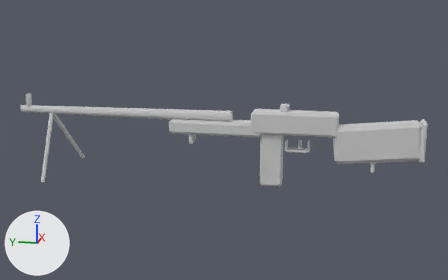
The glTF model ambush_loop/art/v2/models/bar_lod0.glb: old version first, new version second.
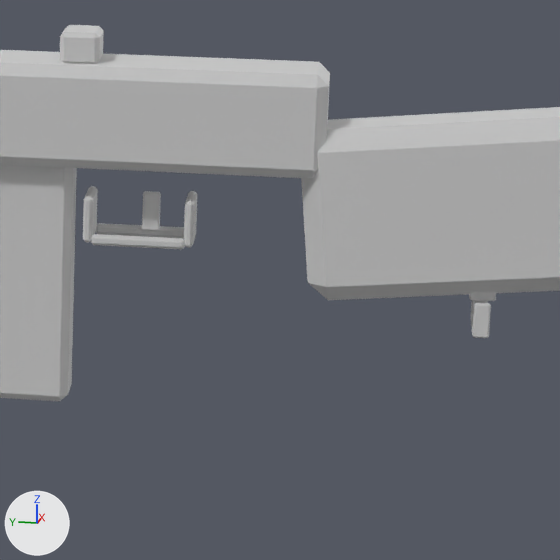
Each version is shown whole from a camera (50 mm lens) standing at (-1.761, -0.119, 0.414) and looking at (0.008, 0.235, -0.028), then close up on the part from 60% to 87% of the width and 35% to 79% of the height. The lights are fixed; the arrows at lower left show +X, +Y and +Z. The first two pictures are the older version. Vertices at exactly the same position are counted once.

The first close-up shows 'bar_body'.
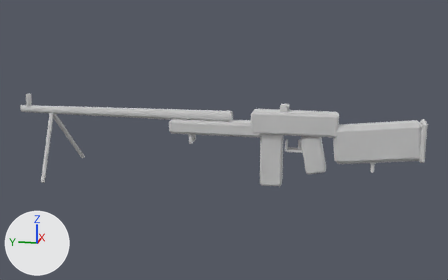
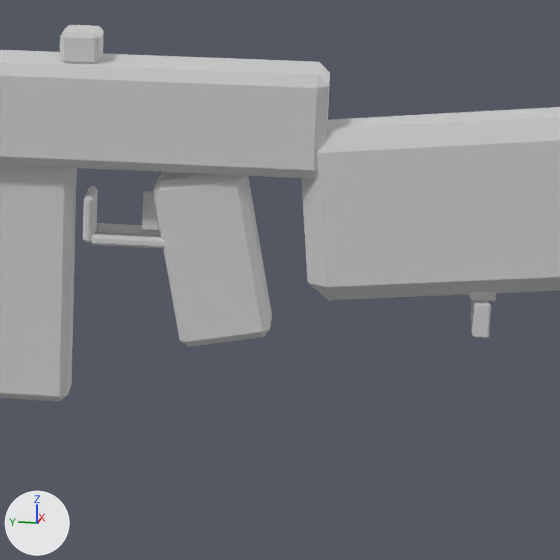
Location of each change, [x1, y1, x2, y2] in pixels of the close-ups (560 x 560 px):
```json
{"part": 1, "of": "me_cube_686", "change": "added", "after": [153, 172, 272, 347]}
```

Scene script edits in JSON lines:
```json
{"block": "me_cube_686", "where": "# used by ob_bar_body; location = (0.0, 0.0, 0.0)"}
{"op": "remove", "block": "me_cube_686", "code": "me_cube_686.from_pydata(...)  # 532 vertices, 1004 faces; spans x -0.15..0.15, y -0.339..0.88, z -0.156..0.092"}
{"op": "add", "block": "me_cube_686", "code": "me_cube_686.from_pydata(...)  # 556 vertices, 1048 faces; spans x -0.15..0.15, y -0.339..0.88, z -0.156..0.092"}
{"block": "me_cube_686", "change": "me_cube_686 part 1: a new loose piece of 24 vertices spanning x -0.02..0.02, y -0.07..0.006, z -0.114..0.004, in mat_v2_actor_atlas (white #e7e7e7)"}
```
